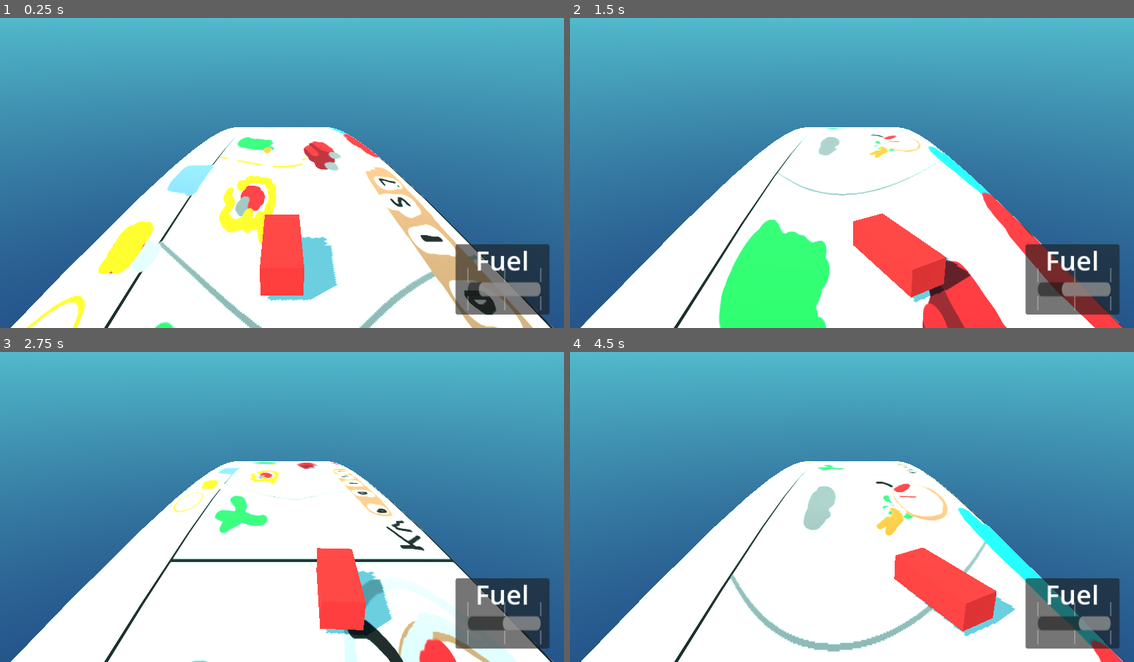
Above: before the commit, frames 1-4 (two rows, left to right).
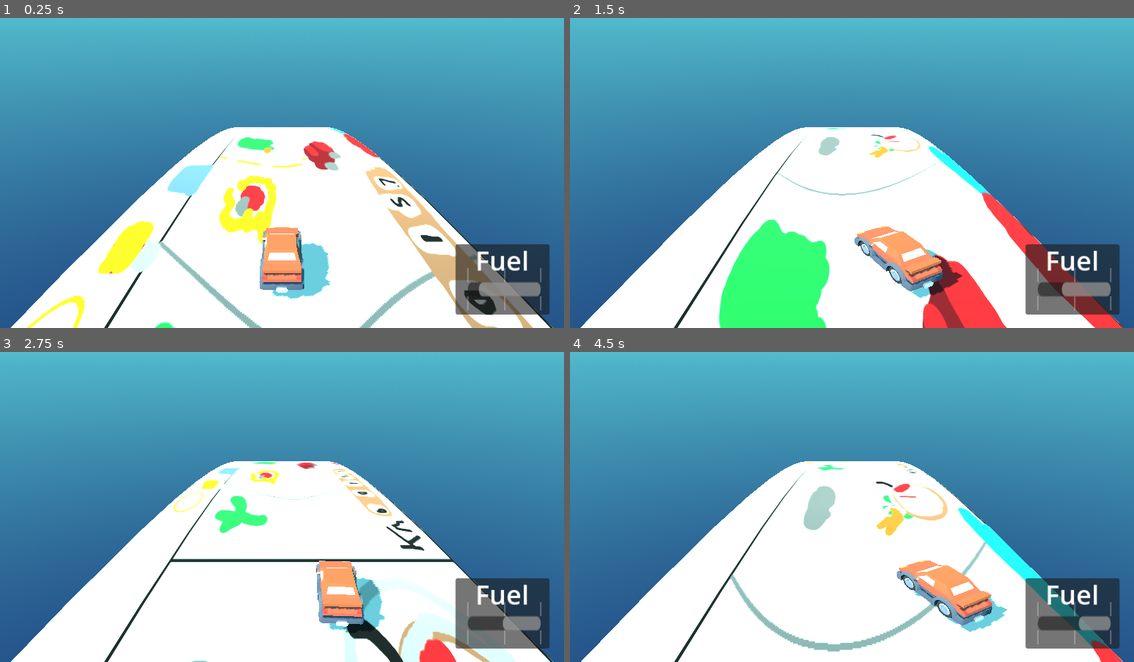
Above: after the commit, the same moments.

Repository: mpdacey/glass-half-full-jam
Game: Godot game, scene res://scenes/main_scene.tscn
Two runs of this game, one before a commit and one after it. Both use one fixed random seed, a clock stepped at 60 frames per second and the inputs below.
Inputs (mouse positions are in pixels of both pictures, inside the frame that each line leads up to):
- Up to frame 1 (0.25 s): no input
- Up to frame 2 (1.5 s): move the mouse to (976, 154) at 0.52 s; move the mouse to (739, 185) at 1.27 s
- Up to frame 3 (2.75 s): move the mouse to (338, 435) at 2.02 s
- Up to frame 4 (4.5 s): move the mouse to (823, 565) at 2.77 s; move the mouse to (1021, 550) at 3.52 s; move the mouse to (682, 457) at 4.27 s

The runs differ from the first frame. In frame 1, 2.3% of the frame differs, in the area x 45-60%, y 63-92%; in frame 2, 2.8%; in frame 3, 2.4%; in frame 4, 2.9%, in the area x 57-80%, y 63-92%.

Commit message:
Imported kenney sports car model
I would like to make my own model for the car, but this will work nicely as a placeholder.

Diff:
--- a/scenes/player_vehicle.tscn
+++ b/scenes/player_vehicle.tscn
@@ -1,6 +1,7 @@
-[gd_scene load_steps=4 format=3 uid="uid://dfjmcr7rm4hc"]
+[gd_scene load_steps=5 format=3 uid="uid://dfjmcr7rm4hc"]
 
 [ext_resource type="Script" uid="uid://dc8lavwyjhvjp" path="res://scripts/player_controller.gd" id="1_hw5rl"]
+[ext_resource type="ArrayMesh" uid="uid://chihm7c3ll6qe" path="res://models/sedan-sports.obj" id="2_qt1cm"]
 
 [sub_resource type="BoxMesh" id="BoxMesh_fvray"]
 size = Vector3(4.613, 1.3, 1.73)
@@ -13,5 +14,10 @@
 
 [node name="CarBody" type="MeshInstance3D" parent="."]
 transform = Transform3D(1, 0, 0, 0, 1, 0, 0, 0, 1, 0, 0.655, 0)
+visible = false
 mesh = SubResource("BoxMesh_fvray")
 surface_material_override/0 = SubResource("StandardMaterial3D_hw5rl")
+
+[node name="SedanSports" type="MeshInstance3D" parent="."]
+transform = Transform3D(-6.119594e-08, 0, 1.8, 0, 1.2, 0, -1.4, 0, -7.86805e-08, 0, 0, 0)
+mesh = ExtResource("2_qt1cm")
Binary file added: models/Textures/colormap.png
Not shown, added: models/Textures/colormap.png.import
Not shown, added: models/sedan-sports.mtl
Not shown, added: models/sedan-sports.obj
Not shown, added: models/sedan-sports.obj.import
